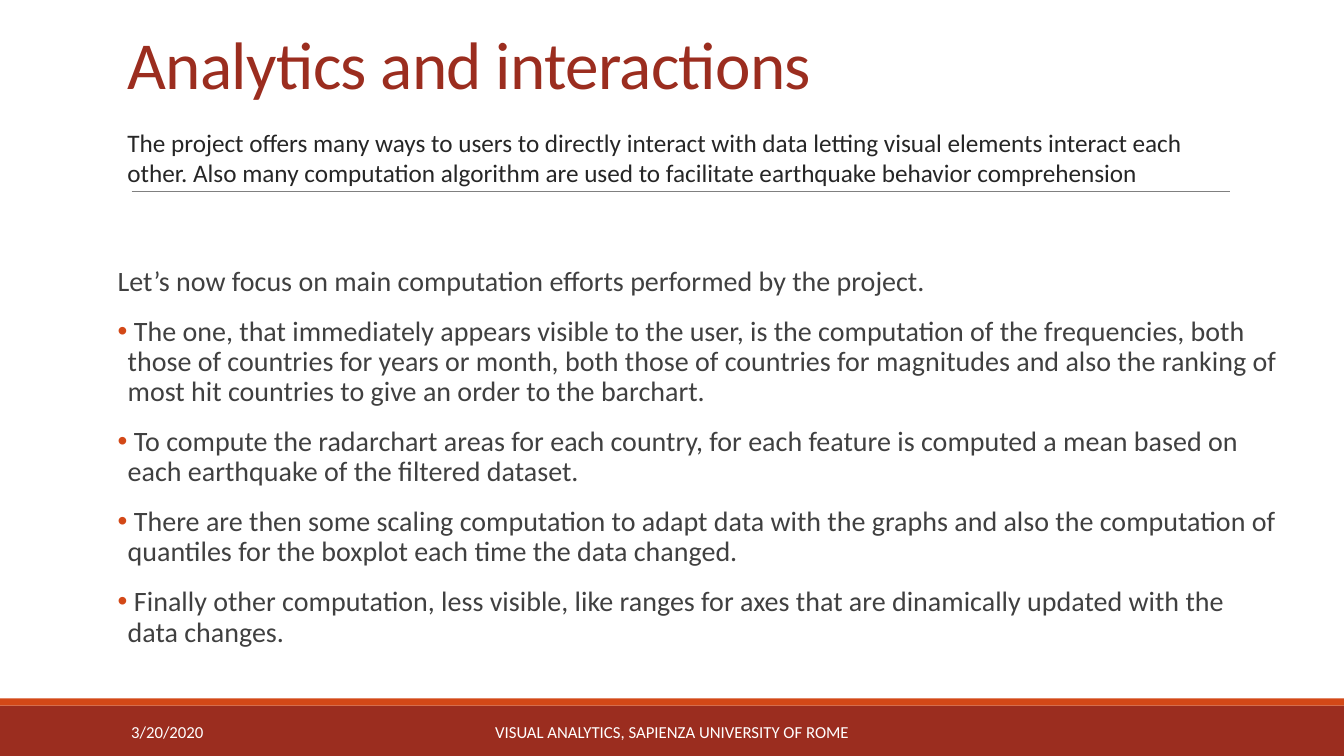
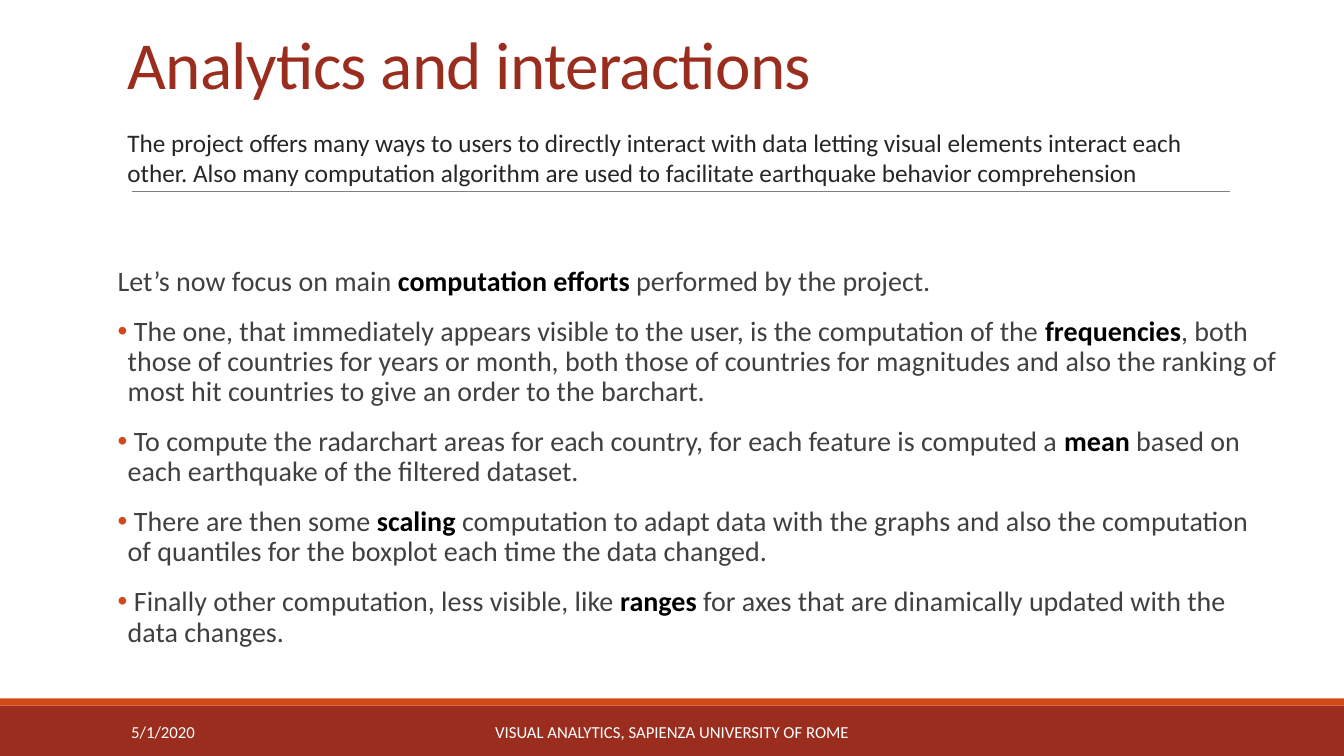
Before and after one commit to michaelcapponi/EarthquakesVA, a slide deck: slide 11 of docs/slides.pptx. Drawn at 1344x756 pixels with LibreOffice and Linux fonts; fonts in the diff are those of the drawing. Boxes give left, top, right and bottom in pixels: in the first picture for what was removed or moved away, otherwise in the second. Text is boxed around its words. In the diff, an @@ line names an element or a change of style, - is before the commit and + after.

```diff
--- a/docs/slides.pptx
+++ b/docs/slides.pptx
@@ text "Let’s now focus on main ..." at [118,271,1276,616]: text colour #404040 to #000000, bold on in "computation efforts", "frequencies,", "mean", "scaling" and 1 more places @@
@@ text at [131,726,195,739]: text changed @@
-3/20/2020
+5/1/2020
```
Also in this commit, not shown: 9 other slides changed, 20 other files.
